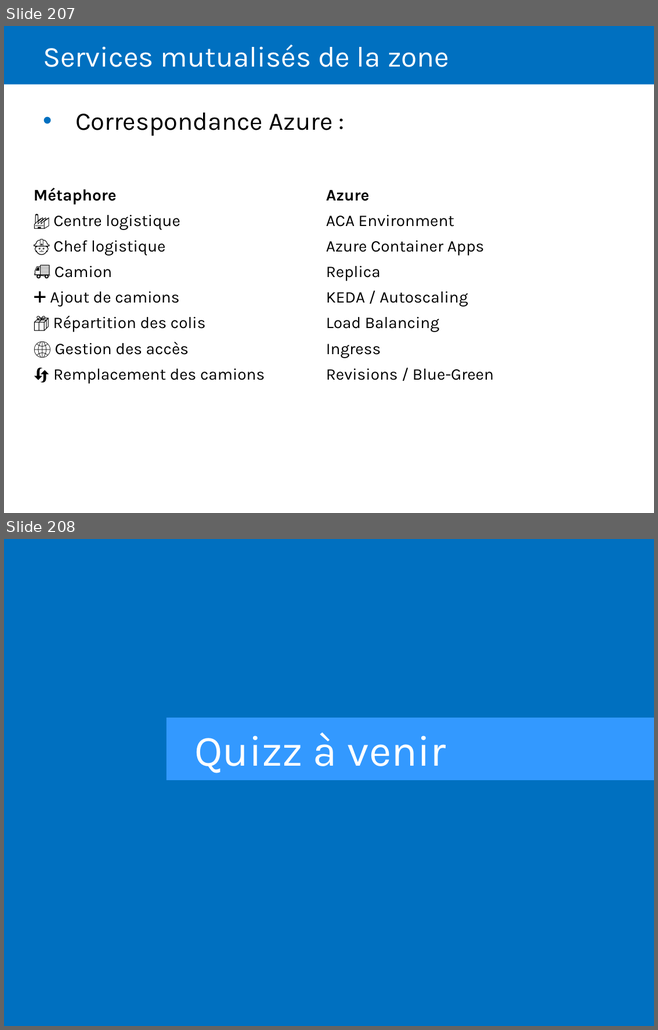
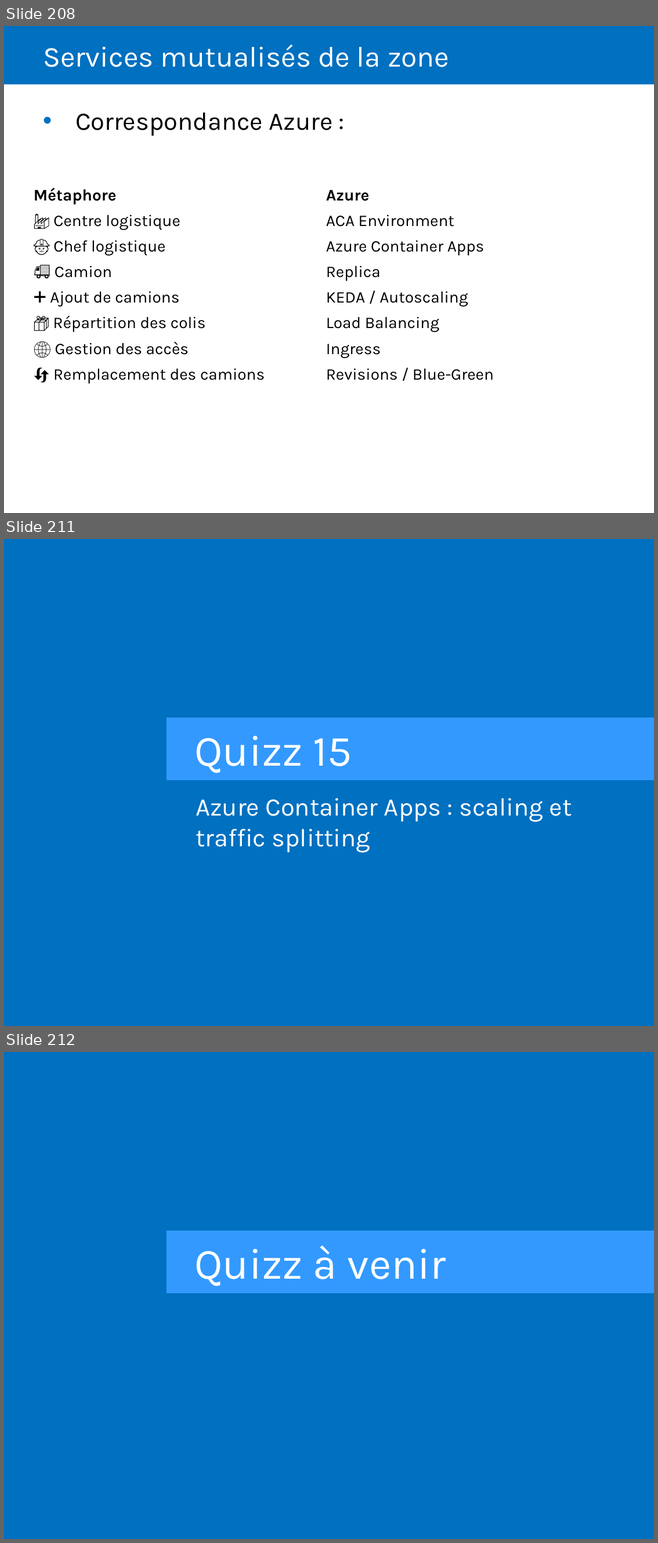
Before and after one commit to Sybaris-Classroom/az-204, a slide deck: Quiz/Quiz.pptx. Shown one above the other, each under a label of ours: slides 207 and 208 before the commit, slides 208, 211 and 212 after it; the slides between them are not shown. The pictures are 658x1030 and 658x1543 pixels, drawn with LibreOffice and Linux fonts; fonts in the diff are those of the drawing. Boxes give left, top, right and bottom in pixels: in the first picture for what was removed or moved away, otherwise in the second. Text is boxed around its words. In the diff, an @@ line names an element or a change of style, - is before the commit and + after.

Commit message:
Quizz updates

```diff
--- a/Quiz/Quiz.pptx
+++ b/Quiz/Quiz.pptx
@@ slide 211 added at box(4, 539, 654, 1026), background #FFFFFF; not listed: 2 template elements that a slide beside it also shows @@
@@ text added at box(194, 736, 352, 773), 48 pt, text #FFFFFF @@
+Quizz 15
@@ text added at box(195, 798, 572, 853), 28 pt, text #FFFFFF @@
+Azure Container Apps : scaling et traffic splitting
@@ what was slide 207 is now slide 208 @@
@@ what was slide 208 is now slide 212 @@
```
Also in this commit, not shown: 8 slides changed, 3 other slides added.
